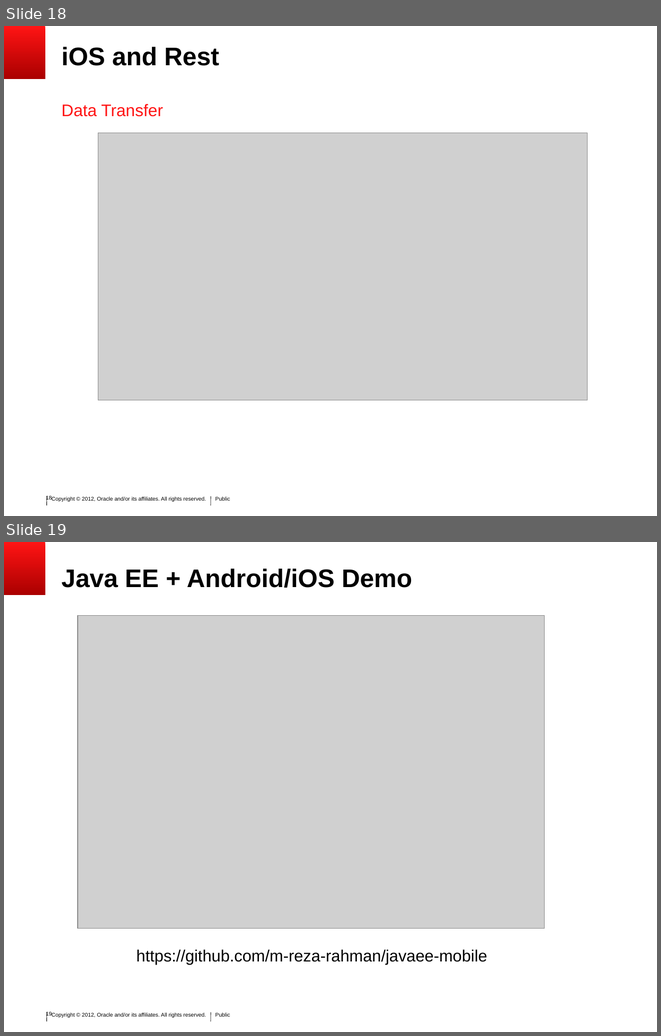
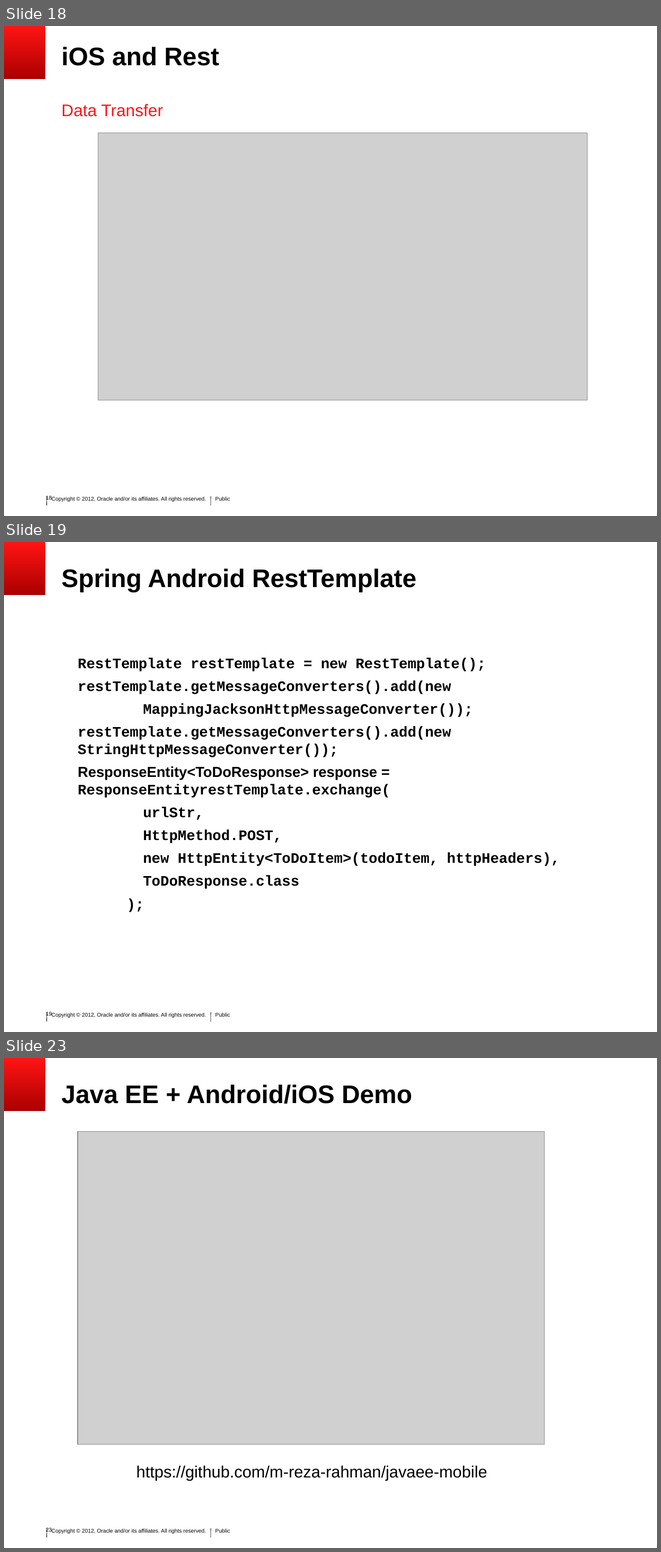
Before and after one commit to SoryBalde/javaee-mobile, a slide deck: javaee_mobile.ppt. Shown one above the other, each under a label of ours: slides 18 and 19 before the commit, slides 18, 19 and 23 after it; the slides between them are not shown. The pictures are 661x1036 and 661x1552 pixels, drawn with LibreOffice and Linux fonts; fonts in the diff are those of the drawing; grey boxes stand for pictures; background and template pictures are left out. Boxes give left, top, right and bottom in pixels: in the first picture for what was removed or moved away, otherwise in the second. Text is boxed around its words. In the diff, an @@ line names an element or a change of style, - is before the commit and + after.

Commit message:
added Android slides

```diff
--- a/javaee_mobile.ppt
+++ b/javaee_mobile.ppt
@@ slide 19 added at (4, 542, 657, 1032), background #FFFFFF; not listed: 6 template elements that a slide beside it also shows @@
@@ title added at (61, 568, 416, 592), 28 pt, text #000000, bold @@
+Spring Android RestTemplate
@@ text added at (78, 658, 560, 889), 16 pt, text #000000, bold @@
+  RestTemplate restTemplate = new RestTemplate();
+  restTemplate.getMessageConverters().add(new
+  MappingJacksonHttpMessageConverter());
+  restTemplate.getMessageConverters().add(new StringHttpMessageConverter());
+  ResponseEntity<ToDoResponse> response = ResponseEntityrestTemplate.exchange(
+  urlStr,
+  HttpMethod.POST,
+  new HttpEntity<ToDoItem>(todoItem, httpHeaders),
+  ToDoResponse.class
+  );
@@ what was slide 19 is now slide 23 @@
@@ page number at (46, 1528, 52, 1532): text changed @@
-19
+23
```
Also in this commit, not shown: 1 slide changed, 3 other slides added.
